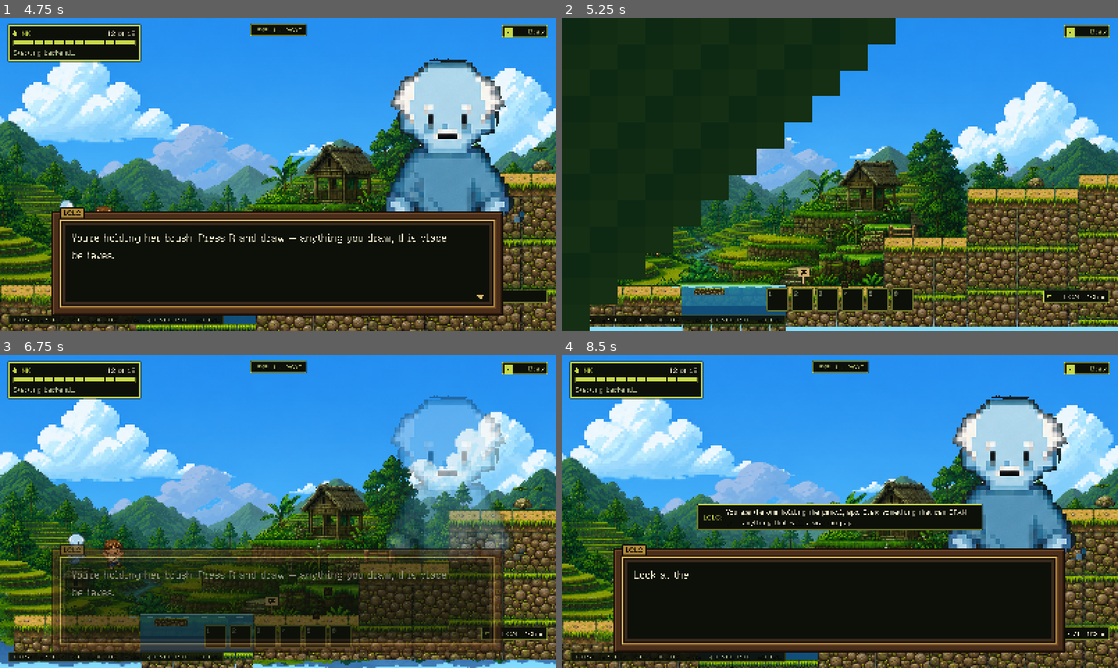
Above: before the commit, frames 1-4 (two rows, left to right).
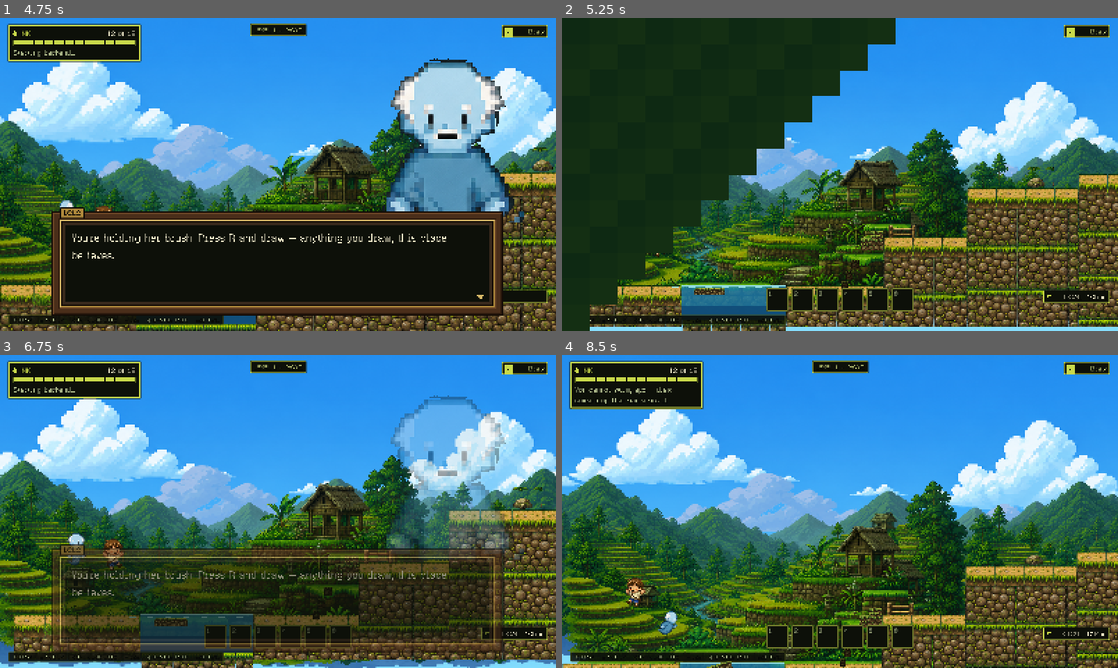
Above: after the commit, the same moments.

Repository: hyuuuan/OBRA
Game: Godot game, scene res://ui/main_menu.tscn
Two runs of this game, one before a commit and one after it. Both use one fixed random seed, a clock stepped at 60 frames per second and the inputs below.
Inputs (mouse positions are in pixels of both pictures, inside the frame that each line leads up to):
- Up to frame 1 (4.75 s): click "PLAY" at 0.5 s; tap E (interact) at 1.25, 2.75, 3.5 s; move the mouse to (400, 158) at 1.27 s; hold D (move_right) 1.28-2 s; hold E (interact) 1.28-2 s; click (400, 158) at 1.42 s; tap Space (jump) at 1.52, 1.82, 4.52 s; drag from (166, 190) to (394, 136) at 2.02 s; move the mouse to (333, 105) at 2.77 s; hold A (move_left) 2.78-3.5 s; hold Q (revert_form) 2.78-3.5 s; drag from (250, 237) to (411, 136) at 3.52 s; tap R (redraw) at 4.25 s; move the mouse to (444, 221) at 4.27 s; hold D (move_right) from 4.28 s (still down); hold E (interact) from 4.28 s (still down)
- Up to frame 2 (5.25 s): tap Space (jump) at 4.82 s; tap Escape (pause) at 4.9 s; release D (move_right) at 5 s; release E (interact) at 5 s; click "RESTART LEVEL" at 5 s
- Up to frame 3 (6.75 s): tap R (redraw) at 5.75 s; drag from (111, 464) to (366, 561) at 5.77 s; move the mouse to (305, 511) at 6.52 s; hold D (move_right) from 6.53 s (still down); hold Q (revert_form) from 6.53 s (still down); click (305, 511) at 6.67 s
- Up to frame 4 (8.5 s): release D (move_right) at 7.25 s; release Q (revert_form) at 7.25 s; drag from (756, 433) to (728, 527) at 7.27 s; move the mouse to (962, 495) at 8.02 s; hold A (move_left) from 8.03 s (still down); hold E (interact) from 8.03 s (still down); tap Space (jump) at 8.27 s

Frame 1 is identical in both runs. In frame 2, less than 0.1% of the frame differs, in the area x 42-45%, y 80-86%; in frame 3, less than 0.1%; in frame 4, 61%, in the area x 0-100%, y 10-100%.
Error after the commit: Parse Error: Cannot find member "TALK" in base "Signpost2D.Mark". (res://scripts/level_obstacle_2d.gd:25)

Commit message:
Tell story signs and hint signs apart
The signs flattened every talking place into one speech bubble, which told the player
that a place where Lola is remembered and a place where a stair is broken are the same
kind of place.

STORY AND HINT ARE TWO CHANNELS THIS GAME ALREADY HAS, and has had for as long as there
has been a script. A beat of story goes to the framed DialogueBox: the world stops,
somebody speaks, the player presses a key to go on. A hint goes to the HintBar: no key,
no pause, it clears itself. `dialogue_script.kind_of` has been sorting every line in the
game into one or the other this whole time, and the signs were the one place that did not
know the difference.

So there are five marks. A speech bubble for somewhere that only speaks; a question mark
for somewhere with a problem in it, which is the one glyph on the board nobody has to be
taught; and the fork, the page and the flower as before.

Two signs landing on the same spot needed an order rather than a coin toss, so there is
one: a choice that cannot be taken back outranks a memory, a memory outranks a puzzle,
and anything at all outranks "someone speaks here" -- because every one of the others
speaks as well, and the more specific thing is the one worth the board.

Diff:
--- a/game/scripts/signpost_2d.gd
+++ b/game/scripts/signpost_2d.gd
@@ -19,11 +19,21 @@
 ## nothing reads its position. Planted by the node it belongs to, in that node's `_ready`,
 ## so a beat that moves takes its sign with it and one that is deleted takes its sign away.
 
-## What the board says. Four, because there are four kinds of moment in this level and a
-## player can learn four shapes without being taught them.
+## What the board says. Five, because there are five kinds of moment in this level and a
+## player can learn five shapes without being taught them.
+##
+## STORY AND HINT ARE THE TWO CHANNELS THE GAME ALREADY HAS. A beat of story goes to the
+## framed DialogueBox -- the world stops, somebody speaks, the player presses a key. A hint
+## goes to the HintBar -- no key, no pause, it clears itself. dialogue_script.kind_of has
+## sorted every line in the game into one or the other for as long as there has been a
+## script, and the signs had been flattening both into a single speech bubble, which told
+## the player that a place where Lola is remembered and a place where a stair is broken
+## are the same kind of place.
 enum Mark {
-	## Somebody is going to talk: an obstacle's beat, or Lolo at the bulul.
-	TALK,
+	## Somebody is going to talk and there is nothing to solve: an arrival, an ending.
+	STORY,
+	## There is a problem here, and Lolo will help with it if you stand still long enough.
+	HINT,
 	## A choice that changes the level, and cannot be taken back. The gorge.
 	CHOICE,
 	## Something of Lola's -- a page, a memory, the inside of the chest.
@@ -61,7 +71,7 @@
 const SWAY_PIXELS := 1.0
 const SWAY_HZ := 0.35
 
-@export var mark: Mark = Mark.TALK
+@export var mark: Mark = Mark.STORY
 ## Set from the planting node so two signs side by side do not sway in lockstep.
 @export var phase: float = 0.0
 ## How far down to look for something to stand on, and how far above the plant point to
@@ -167,14 +177,25 @@
 			continue
 		if absf(rival.global_position.x - global_position.x) > CROWD:
 			continue
-		var mine := mark != Mark.TALK
-		var theirs := rival.mark != Mark.TALK
-		if theirs and not mine:
+		if _rank(rival.mark) > _rank(mark):
 			queue_free()
 			return
-		if mine == theirs and get_instance_id() > rival.get_instance_id():
+		if _rank(rival.mark) == _rank(mark) and get_instance_id() > rival.get_instance_id():
 			queue_free()
 			return
+
+
+## Which mark survives when two signs land on the same spot. A choice that cannot be taken
+## back outranks a memory, a memory outranks a puzzle, and anything outranks "someone
+## speaks here" -- because every one of the others speaks as well, and the more specific
+## thing is the one worth the board.
+func _rank(what: Mark) -> int:
+	match what:
+		Mark.CHOICE: return 4
+		Mark.MEMORY: return 3
+		Mark.FIND: return 2
+		Mark.HINT: return 1
+		_: return 0
 
 
 func _process(delta: float) -> void:
@@ -223,8 +244,18 @@
 ## shape, and the four have to be different shapes before they are different drawings.
 func _draw_mark(at: Vector2) -> void:
 	match mark:
-		Mark.TALK:
-			# A speech bubble with a tail: the roundest of the four.
+		Mark.HINT:
+			# A question mark. Nothing else on a board this size says "work something out"
+			# in one shape, and it is the one glyph here nobody has to be taught.
+			draw_rect(Rect2(at.x - 6.0, at.y - 9.0, 12.0, 4.0), INK)
+			draw_rect(Rect2(at.x - 8.0, at.y - 7.0, 4.0, 4.0), INK)
+			draw_rect(Rect2(at.x + 4.0, at.y - 7.0, 4.0, 5.0), INK)
+			draw_rect(Rect2(at.x, at.y - 3.0, 5.0, 4.0), INK)
+			draw_rect(Rect2(at.x - 2.0, at.y + 1.0, 4.0, 4.0), INK)
+			draw_rect(Rect2(at.x - 2.0, at.y + 7.0, 4.0, 4.0), INK)
+			draw_rect(Rect2(at.x - 5.0, at.y - 8.0, 10.0, 2.0), LIT)
+		Mark.STORY:
+			# A speech bubble with a tail: the roundest of the five.
 			draw_rect(Rect2(at.x - 9.0, at.y - 7.0, 18.0, 10.0), INK)
 			draw_rect(Rect2(at.x - 7.0, at.y - 8.0, 14.0, 1.0), INK)
 			draw_rect(Rect2(at.x - 7.0, at.y + 3.0, 9.0, 2.0), INK)
